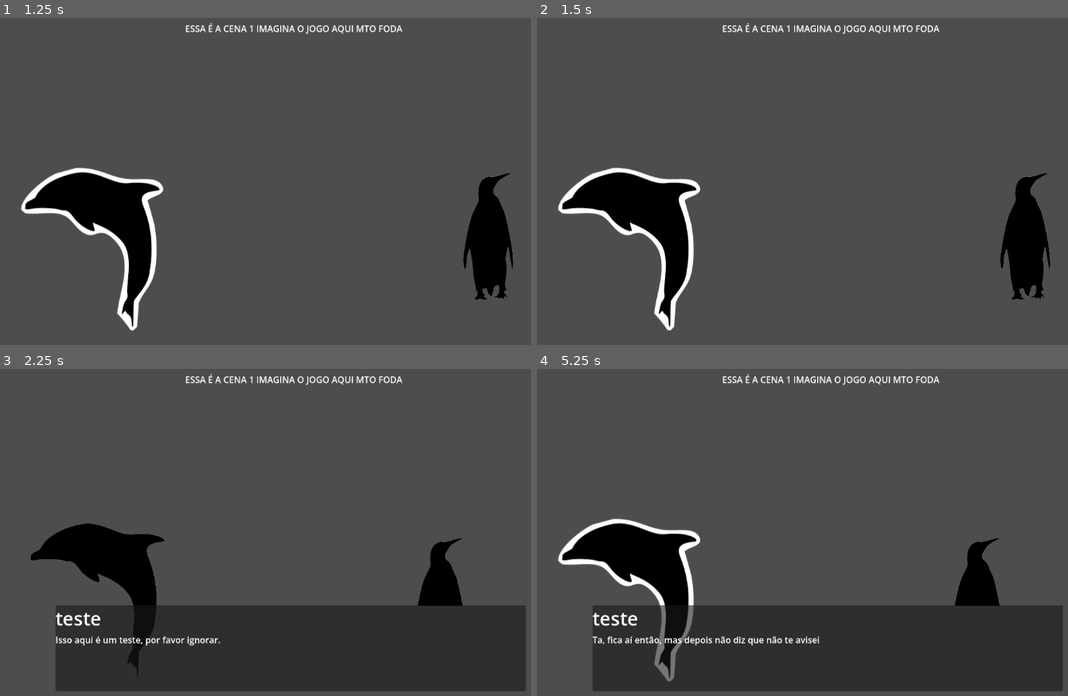
Above: before the commit, frames 1-4 (two rows, left to right).
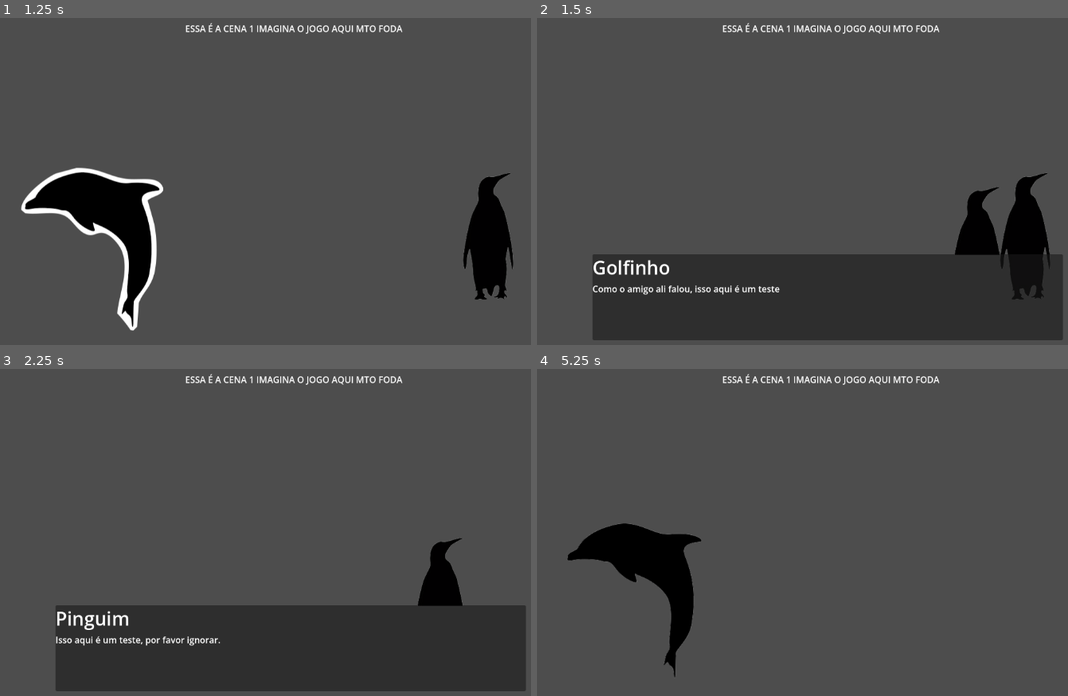
Above: after the commit, the same moments.

Repository: IppoSteps/felpojam-carimbo
Game: Godot game, scene res://Cenas/Menu Inicial.tscn
Same seed, same stepped clock (60 frames per second), same inputs: the game is played once before the commit and once after it.
Inputs (mouse positions are in pixels of both pictures, inside the frame that each line leads up to):
- Up to frame 1 (1.25 s): click "Iniciar Jogo" at 0.5 s
- Up to frame 2 (1.5 s): click (643, 246) at 1.25 s
- Up to frame 3 (2.25 s): click (488, 584) at 2 s
- Up to frame 4 (5.25 s): click (643, 597) at 2.77 s; click (643, 597) at 3.5 s; tap Enter at 4.25 s; move the mouse to (961, 516) at 4.27 s; click (961, 516) at 4.42 s; tap Space at 5 s; move the mouse to (696, 552) at 5.02 s; click (696, 552) at 5.17 s

Frame 1 is identical in both runs. In frame 2, 28% of the frame differs, in the area x 3-99%, y 45-99%; in frame 3, 4.0%; in frame 4, 25%.

Commit message:
feat/dynamic-dialog-system

Diff:
--- a/Cenas/Menu Inicial.tscn
+++ b/Cenas/Menu Inicial.tscn
@@ -1,6 +1,7 @@
 [gd_scene format=3 uid="uid://cc7cgdienbn6n"]
 
 [ext_resource type="Script" uid="uid://b8tvir5thnydr" path="res://Scripts/menu_inicial.gd" id="1_3acvs"]
+[ext_resource type="AudioStream" uid="uid://c5u1xrmwm7ggn" path="res://Songs/menu.mp3" id="2_g2wv3"]
 
 [node name="Menu" type="Control" unique_id=665432126]
 layout_mode = 3
@@ -38,6 +39,10 @@
 layout_mode = 2
 text = "Sair"
 
+[node name="AudioStreamPlayer2D" type="AudioStreamPlayer2D" parent="." unique_id=734880451]
+stream = ExtResource("2_g2wv3")
+autoplay = true
+
 [connection signal="pressed" from="VBoxContainer/BotaoIniciar" to="." method="_on_botao_iniciar_pressed"]
 [connection signal="pressed" from="VBoxContainer/BotaoCreditos" to="." method="_on_botao_creditos_pressed"]
 [connection signal="pressed" from="VBoxContainer/BotaoConfig" to="." method="_on_botao_config_pressed"]
--- a/Cenas/cena_1.tscn
+++ b/Cenas/cena_1.tscn
@@ -2,6 +2,7 @@
 
 [ext_resource type="Texture2D" uid="uid://b0l2veqvx2" path="res://Imagens/test-silluetes.png" id="1_dfn0s"]
 [ext_resource type="Script" uid="uid://bq8e1tr1t0hfy" path="res://Scripts/cena_1.gd" id="1_owwqi"]
+[ext_resource type="PackedScene" uid="uid://bbgw7tmu2cxgo" path="res://Cenas/dialogo.tscn" id="3_g1fjc"]
 
 [sub_resource type="AtlasTexture" id="AtlasTexture_owwqi"]
 atlas = ExtResource("1_dfn0s")
@@ -19,17 +20,11 @@
 atlas = ExtResource("1_dfn0s")
 region = Rect2(1458.0126, 115.12375, 120.78833, 259.2922)
 
-[sub_resource type="AtlasTexture" id="AtlasTexture_ln4ob"]
-atlas = ExtResource("1_dfn0s")
-region = Rect2(1076.9697, 114.72984, 147.62012, 135.52005)
-
-[sub_resource type="LabelSettings" id="LabelSettings_owwqi"]
-font_size = 34
-
-[sub_resource type="LabelSettings" id="LabelSettings_g1fjc"]
-
-[node name="Cena1" type="Node2D" unique_id=813643253]
+[node name="Cena1" type="Node2D" unique_id=813643253 node_paths=PackedStringArray("dialogo", "pinguim", "golfinho")]
 script = ExtResource("1_owwqi")
+dialogo = NodePath("Dialogo")
+pinguim = NodePath("Pinguim")
+golfinho = NodePath("Golfinho")
 
 [node name="Label" type="Label" parent="." unique_id=602791982]
 offset_left = 396.0
@@ -54,45 +49,7 @@
 texture_normal = SubResource("AtlasTexture_dfn0s")
 texture_hover = SubResource("AtlasTexture_1kfv5")
 
-[node name="CaixaDialogo" type="Panel" parent="." unique_id=407232681]
-visible = false
-offset_left = 161.0
-offset_top = 453.0
-offset_right = 1013.0
-offset_bottom = 609.0
+[node name="Dialogo" parent="." unique_id=1920572738 instance=ExtResource("3_g1fjc")]
 
-[node name="TextureRect" type="TextureRect" parent="CaixaDialogo" unique_id=1630858273]
-layout_mode = 1
-anchors_preset = 6
-anchor_left = 1.0
-anchor_top = 0.5
-anchor_right = 1.0
-anchor_bottom = 0.5
-offset_left = -231.0
-offset_top = -212.0
-offset_right = -84.0
-offset_bottom = -77.0
-grow_horizontal = 0
-grow_vertical = 2
-texture = SubResource("AtlasTexture_ln4ob")
-
-[node name="VBoxContainer" type="VBoxContainer" parent="CaixaDialogo" unique_id=100181476]
-layout_mode = 1
-anchors_preset = 15
-anchor_right = 1.0
-anchor_bottom = 1.0
-grow_horizontal = 2
-grow_vertical = 2
-
-[node name="NomePersonagem" type="Label" parent="CaixaDialogo/VBoxContainer" unique_id=1855587647]
-layout_mode = 2
-text = "Nome"
-label_settings = SubResource("LabelSettings_owwqi")
-
-[node name="Texto" type="Label" parent="CaixaDialogo/VBoxContainer" unique_id=1844581623]
-layout_mode = 2
-size_flags_horizontal = 0
-text = "Placeholder"
-label_settings = SubResource("LabelSettings_g1fjc")
-
+[connection signal="pressed" from="Golfinho" to="." method="_on_golfinho_pressed"]
 [connection signal="pressed" from="Pinguim" to="." method="_on_pinguim_pressed"]
--- /dev/null
+++ b/Cenas/dialogo.tscn
@@ -0,0 +1,67 @@
+[gd_scene format=3 uid="uid://bbgw7tmu2cxgo"]
+
+[ext_resource type="Script" uid="uid://bg1xkui308j4p" path="res://Scripts/dialogo.gd" id="1_d7n07"]
+[ext_resource type="Texture2D" uid="uid://b0l2veqvx2" path="res://Imagens/test-silluetes.png" id="2_w74h6"]
+
+[sub_resource type="AtlasTexture" id="AtlasTexture_8abie"]
+atlas = ExtResource("2_w74h6")
+region = Rect2(1076.9697, 114.72984, 147.62012, 135.52005)
+
+[sub_resource type="LabelSettings" id="LabelSettings_oogsg"]
+font_size = 34
+
+[sub_resource type="LabelSettings" id="LabelSettings_8wa24"]
+
+[node name="Dialogo" type="Control" unique_id=1920572738 node_paths=PackedStringArray("nome", "texto_caixa", "caixa_dialogo")]
+layout_mode = 3
+anchors_preset = 15
+anchor_right = 1.0
+anchor_bottom = 1.0
+grow_horizontal = 2
+grow_vertical = 2
+script = ExtResource("1_d7n07")
+nome = NodePath("CaixaDialogo/VBoxContainer/NomePersonagem")
+texto_caixa = NodePath("CaixaDialogo/VBoxContainer/Texto")
+caixa_dialogo = NodePath("CaixaDialogo")
+
+[node name="CaixaDialogo" type="Panel" parent="." unique_id=1701485403]
+visible = false
+layout_mode = 0
+offset_left = 161.0
+offset_top = 453.0
+offset_right = 1013.0
+offset_bottom = 609.0
+
+[node name="TextureRect" type="TextureRect" parent="CaixaDialogo" unique_id=1522700510]
+layout_mode = 1
+anchors_preset = 6
+anchor_left = 1.0
+anchor_top = 0.5
+anchor_right = 1.0
+anchor_bottom = 0.5
+offset_left = -231.0
+offset_top = -212.0
+offset_right = -84.0
+offset_bottom = -77.0
+grow_horizontal = 0
+grow_vertical = 2
+texture = SubResource("AtlasTexture_8abie")
+
+[node name="VBoxContainer" type="VBoxContainer" parent="CaixaDialogo" unique_id=967511506]
+layout_mode = 1
+anchors_preset = 15
+anchor_right = 1.0
+anchor_bottom = 1.0
+grow_horizontal = 2
+grow_vertical = 2
+
+[node name="NomePersonagem" type="Label" parent="CaixaDialogo/VBoxContainer" unique_id=405945300]
+layout_mode = 2
+text = "Nome"
+label_settings = SubResource("LabelSettings_oogsg")
+
+[node name="Texto" type="Label" parent="CaixaDialogo/VBoxContainer" unique_id=834983475]
+layout_mode = 2
+size_flags_horizontal = 0
+text = "Placeholder"
+label_settings = SubResource("LabelSettings_8wa24")
--- a/Dialogos/teste.json
+++ b/Dialogos/teste.json
@@ -1,26 +1,38 @@
 {
-	"1" : {
-		"personagem" : "teste",
+	"pinguim": {
+		"1" : {
+		"personagem" : "Pinguim",
 		"texto" : "Isso aqui é um teste, por favor ignorar."
+		},
+		"2" : {
+			"personagem" : "Pinguim",
+			"texto" : "Apenas um teste, sem conteúdo por enquanto"
+		},
+		"3" : {
+			"personagem" : "Pinguim",
+			"texto" : "Sério, não tem nada aqui, você ta perdendo seu tempo"
+		},
+		"4" : {
+			"personagem" : "Pinguim",
+			"texto" : "Quantas vezes eu vou ter que dizer que não tem nada aqui? Segue sua vida."
+		},
+		"5" : {
+			"personagem" : "Pinguim",
+			"texto" : "Ta, fica aí então, mas depois não diz que não te avisei"
+		},
+		"6" : {
+			"personagem" : "Pinguim",
+			"texto" : "..."
+		}
 	},
-	"2" : {
-		"personagem" : "teste",
-		"texto" : "Apenas um teste, sem conteúdo por enquanto"
-	},
-	"3" : {
-		"personagem" : "teste",
-		"texto" : "Sério, não tem nada aqui, você ta perdendo seu tempo"
-	},
-	"4" : {
-		"personagem" : "teste",
-		"texto" : "Quantas vezes eu vou ter que dizer que não tem nada aqui? Segue sua vida."
-	},
-	"5" : {
-		"personagem" : "teste",
-		"texto" : "Ta, fica aí então, mas depois não diz que não te avisei"
-	},
-	"6" : {
-		"personagem" : "teste",
-		"texto" : "..."
+	"golfinho" : {
+		"1" : {
+			"personagem" : "Golfinho",
+			"texto" : "Como o amigo ali falou, isso aqui é um teste"
+		},
+		"2" : {
+			"personagem" : "Golfinho",
+			"texto" : "Não vou nem perder meu tempo."
+		}
 	}
 }
--- a/Scripts/cena_1.gd
+++ b/Scripts/cena_1.gd
@@ -1,43 +1,13 @@
 extends Node2D
 
-signal click(event)
+@export var dialogo: Control
+@export var pinguim: TextureButton
+@export var golfinho: TextureButton
 
-@onready var caixa_texto = $CaixaDialogo
-@onready var nome = $CaixaDialogo/VBoxContainer/NomePersonagem
-@onready var texto_caixa = $CaixaDialogo/VBoxContainer/Texto
-@onready var pinguim = $Pinguim
+func _on_pinguim_pressed() -> void:
+	dialogo.muda_display(pinguim, "res://Dialogos/teste.json", "pinguim")
 
 
-func extrai_dialogos(file_path):
-	var json = FileAccess.open(file_path, FileAccess.READ)
-	var conteudo = json.get_as_text()
-	var resultado = JSON.parse_string(conteudo)
-	return resultado
 
-
-func muda_texto(campo, texto):
-	campo.text = texto
-
-
-func _input(event: InputEvent) -> void:
-	if event is InputEventMouseButton:
-		click.emit(event)
-
-
-func muda_display(botao, caixa, json):
-	var dialogos = extrai_dialogos(json)
-
-	botao.visible = false
-	caixa.visible = true
-
-	for d in dialogos:
-		muda_texto(nome,dialogos[d]["personagem"])
-		muda_texto(texto_caixa,dialogos[d]["texto"])
-		await get_tree().create_timer(0.1).timeout
-		await click
-	pinguim.visible = true
-	caixa.visible = false
-
-
-func _on_pinguim_pressed() -> void:
-	muda_display(pinguim, caixa_texto, "res://Dialogos/teste.json")
+func _on_golfinho_pressed() -> void:
+	dialogo.muda_display(golfinho, "res://Dialogos/teste.json", "golfinho")
--- /dev/null
+++ b/Scripts/dialogo.gd
@@ -0,0 +1,37 @@
+extends Control
+
+signal click(event)
+
+@export var nome: Label
+@export var texto_caixa = Label
+@export var caixa_dialogo = Panel
+
+func extrai_dialogos(file_path):
+	var json = FileAccess.open(file_path, FileAccess.READ)
+	var conteudo = json.get_as_text()
+	var resultado = JSON.parse_string(conteudo)
+	return resultado
+
+func muda_texto(campo, texto):
+	campo.text = texto
+
+
+func _input(event: InputEvent) -> void:
+	if event is InputEventMouseButton:
+		click.emit(event)
+
+
+func muda_display(botao, json, personagem):
+	var dialogos = extrai_dialogos(json)
+	var dialogo_personagem = dialogos[personagem]
+
+	botao.visible = false
+	caixa_dialogo.visible = true
+
+	for d in dialogo_personagem:
+		muda_texto(nome,dialogo_personagem[d]["personagem"])
+		muda_texto(texto_caixa,dialogo_personagem[d]["texto"])
+		await get_tree().create_timer(0.1).timeout
+		await click
+	botao.visible = true
+	caixa_dialogo.visible = false
Not shown, added: Scripts/dialogo.gd.uid
Not shown, added: Songs/menu.mp3.import
Not shown, added: Songs/menu.mp3
